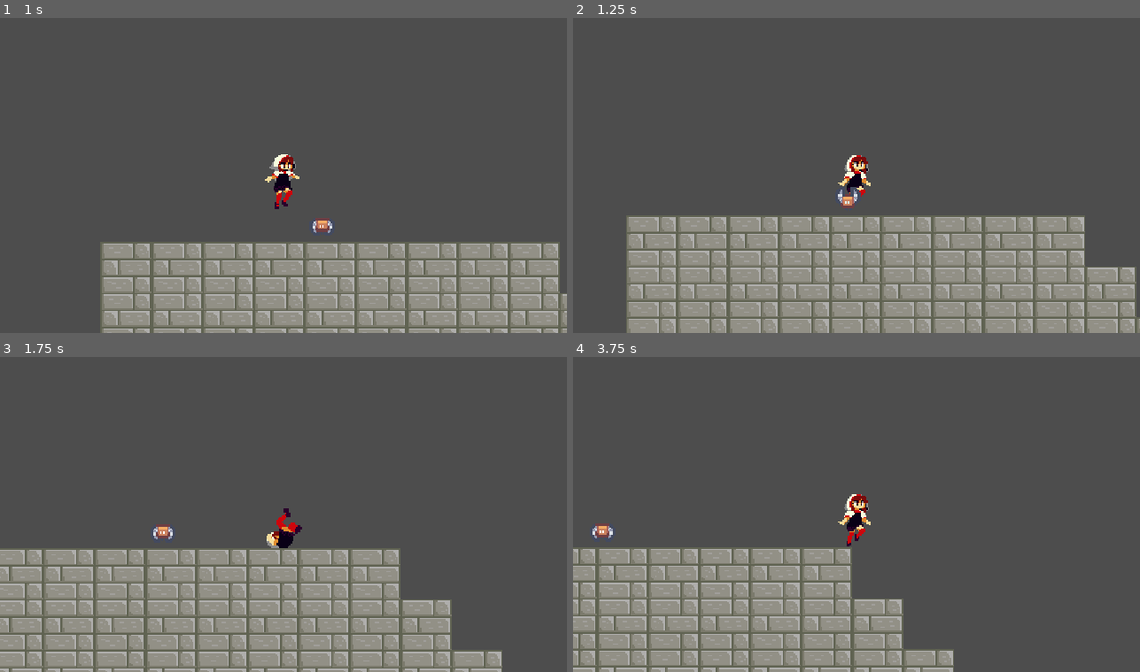
Above: before the commit, frames 1-4 (two rows, left to right).
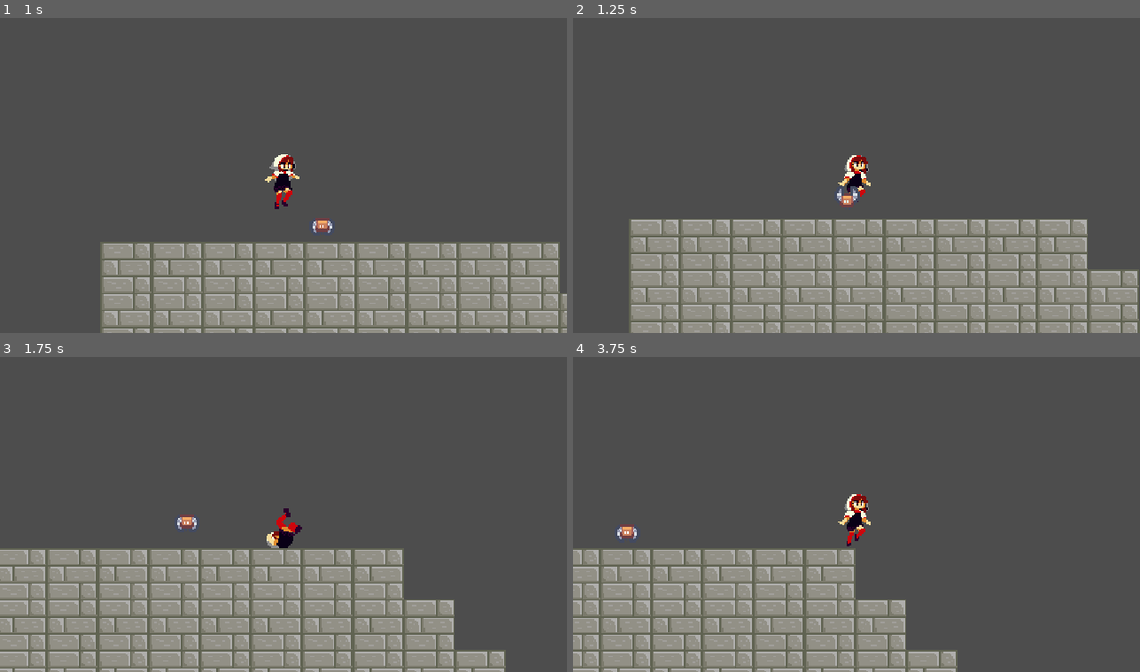
Above: after the commit, the same moments.

Repository: radagon828/GodotFourRepository
Game: Godot game, scene res://Scenes/Levels/DungeonOne.tscn
The game is run twice, just before and just after one commit, with the same random seed, the same clock (stepped at 60 frames per second) and the same inputs.
Inputs:
- Up to frame 1 (1 s): hold D (move_right) from 0.53 s (still down); tap E (attack) at 0.6 s; tap Space (jump) at 0.77 s
- Up to frame 2 (1.25 s): keep holding D (move_right)
- Up to frame 3 (1.75 s): keep holding D (move_right); tap F (roll) at 1.35 s; tap Space (jump) at 1.52 s
- Up to frame 4 (3.75 s): release D (move_right) at 2.03 s; hold A (move_left) 2.03-2.78 s; tap E (attack) at 2.1, 3.6 s; hold D (move_right) from 2.78 s (still down); tap F (roll) at 2.85 s; tap Space (jump) at 3.02 s

Frame 1 is identical in both runs. In frame 2, 18% of the frame differs, in the area x 9-100%, y 53-100%; in frame 3, 9.2%; in frame 4, 11%.

Commit message:
finally got enemy to move

Diff:
--- a/DemonASpect/Scenes/Enemies/Enemy.gd
+++ b/DemonASpect/Scenes/Enemies/Enemy.gd
@@ -1,7 +1,7 @@
 extends CharacterBody2D
 
-var direction = Vector2.ZERO
-var maxSpeed = 25
+var direction = Vector2.RIGHT
+var maxSpeed = 250
 var gravity = 500
 
 enum {
@@ -22,9 +22,15 @@
 	$EnemyHurtbox.area_entered.connect(on_hurtbox_entered)
 	$AnimatedSprite2D.play("Idle")
 
+
+func move():
+	set_up_direction(Vector2.UP)
+	move_and_slide()
+
 func _physics_process(delta):
 	match state:
 		IDLE:
+			velocity.x = maxSpeed * delta
 			idle_state(delta)
 			seek_player()
 		CHASE:
@@ -32,22 +38,24 @@
 
 		HURT:
 			hurt_state(delta)
+#	print(velocity)
+	move()
 
 func idle_state(delta):
 	velocity.y += gravity * delta
 	knockback = knockback.move_toward(Vector2.ZERO, 200 * delta)
 	velocity.x = knockback.x
-	move_and_slide()
 
 func accelerate_towards_point(point, delta):
-	pass
-#	var direction = global_position.direction_to(point)
-#	velocity = velocity.move_toward(direction * maxSpeed, 300 * delta)
+	var direction = global_position.direction_to(point)
+	velocity = velocity.move_toward(direction * maxSpeed, 300 * delta)
 
 func seek_player():
+	pass
 	if playerDetectionZone.can_see_player():
-		print("still see you")
-#		state = CHASE
+#		print("still see you ")
+#		print(playerDetectionZone.player.position.x)
+		state = CHASE
 
 func chase_state(delta):
 	var player = playerDetectionZone.player
--- a/DemonASpect/Scenes/Enemies/PlayerDetectionZone.gd
+++ b/DemonASpect/Scenes/Enemies/PlayerDetectionZone.gd
@@ -12,7 +12,6 @@
 # Called every frame. 'delta' is the elapsed time since the previous frame.
 func on_player_detection(body: Node2D):
 	player = body
-	print("I can see you")
 
 func on_player_evasion(body: Node2D):
 	player = null
